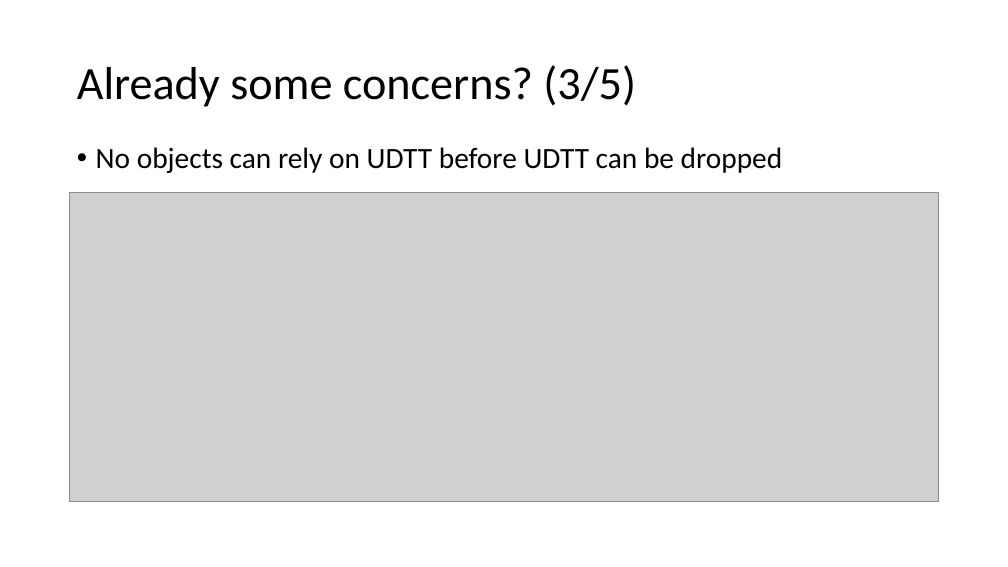
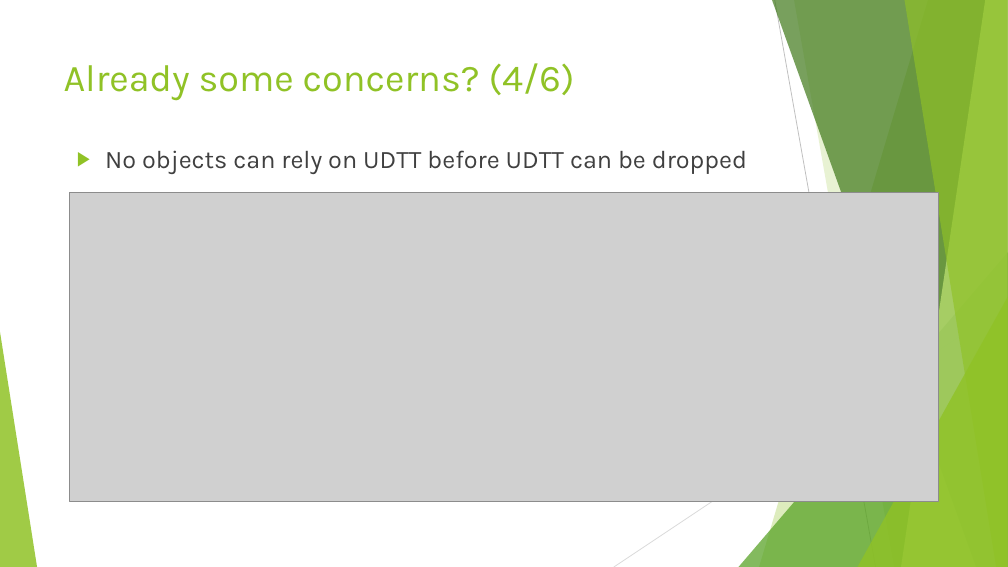
Before and after one commit to jbfoushee/MyPresentations, a slide deck: slide 16 of Datatables_and_Dataframes_to_SQL_Procs/User-defined Table Types.pptx. Drawn at 1008x567 pixels with LibreOffice and Linux fonts; fonts in the diff are those of the drawing; grey boxes stand for pictures. Boxes give left, top, right and bottom in pixels: in the first picture for what was removed or moved away, otherwise in the second. Text is boxed around its words. In the diff, an @@ line names an element or a change of style, - is before the commit and + after.

```diff
--- a/Datatables_and_Dataframes_to_SQL_Procs/User-defined Table Types.pptx
+++ b/Datatables_and_Dataframes_to_SQL_Procs/User-defined Table Types.pptx
@@ title "Already some concerns? (4/6)" at <box>64,63,575,101</box>: vertical alignment middle to top @@
@@ title at <box>64,63,575,101</box>: text changed; size 44 to 36 pt; font Calibri to Karla; text colour #000000 to #90C226 @@
-Already some concerns? (3/5)
+Already some concerns? (4/6)
@@ text "No objects can rely on ..." at <box>105,150,747,174</box>: size 28 to 24 pt, font Calibri to Karla, text colour #000000 to #404040; bullet • to ▶; line spacing 0.9 to 1 @@
@@ group added at <box>0,0,1008,567</box>: 5 freeform shapes, 3 triangles, 2 lines @@
```
Also in this commit, not shown: 17 other slides changed, 1 slide added, 1 slide removed.
